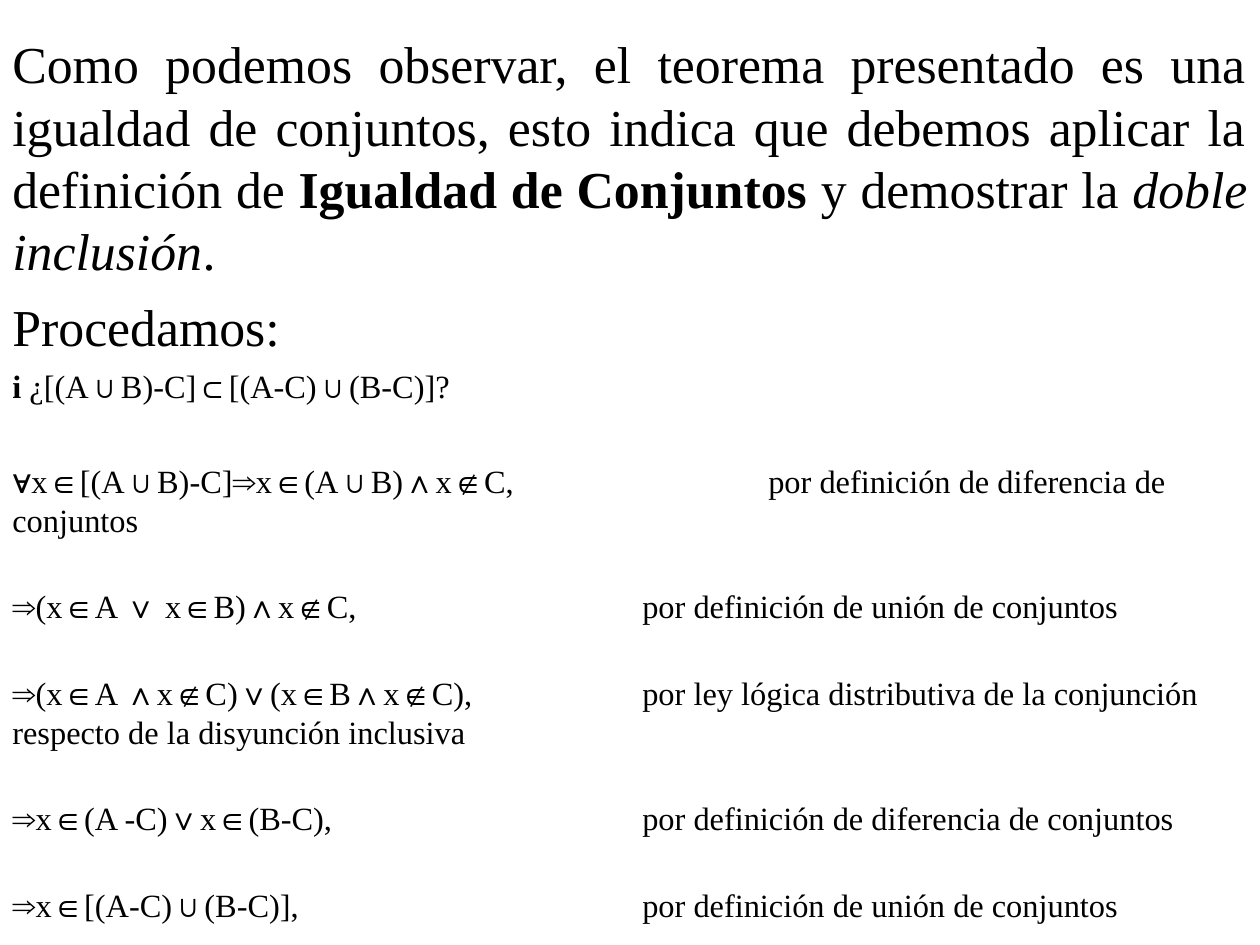
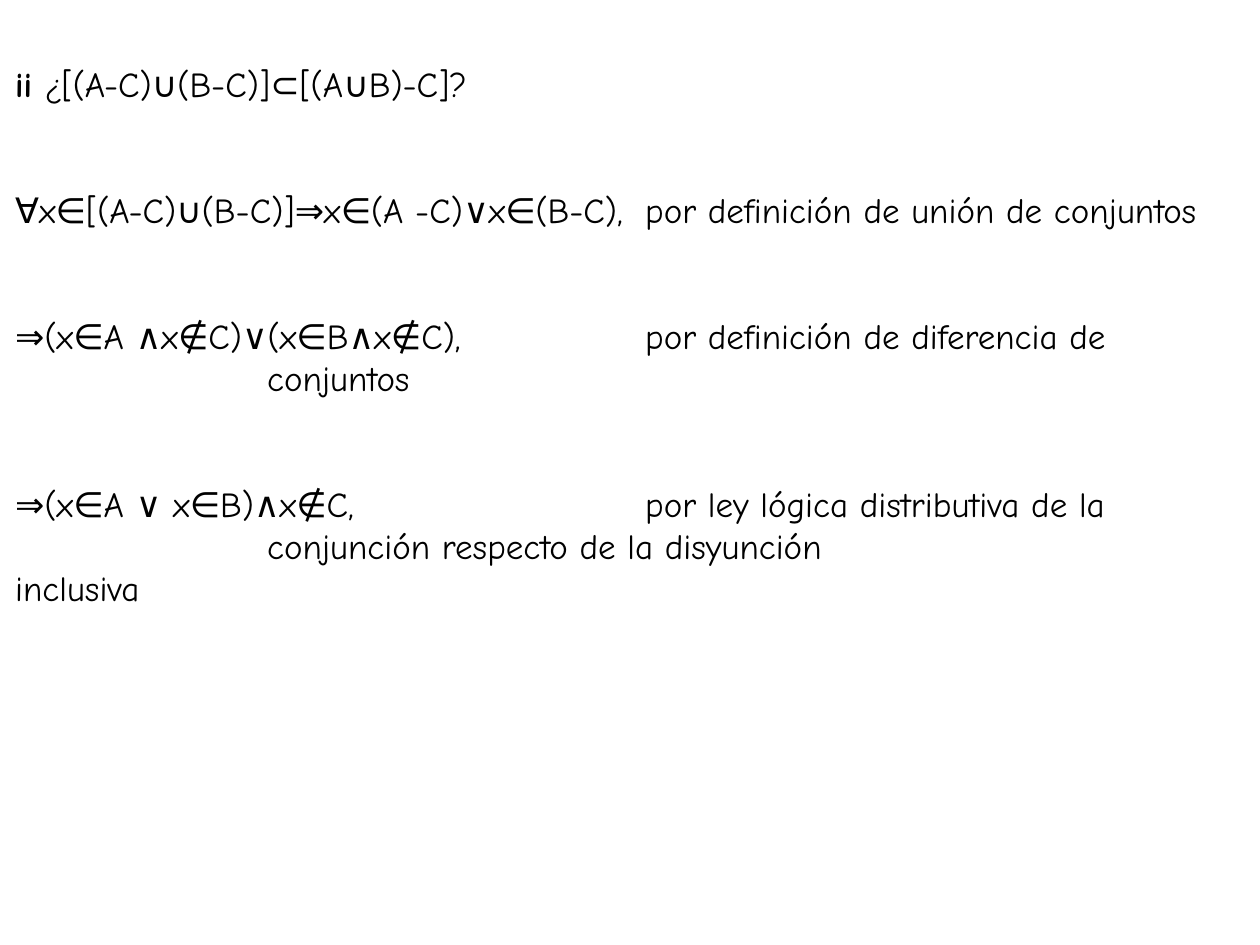
Before and after one commit to jc-gi/tc, a slide deck: slide 37 of slides/Def_Teo_Demostracion.ppt (slide 31 before the commit). Drawn at 1260x945 pixels with LibreOffice and Linux fonts; fonts in the diff are those of the drawing. Boxes give left, top, right and bottom in pixels: in the first picture for what was removed or moved away, otherwise in the second. Text is boxed around its words. In the diff, an @@ line names an element or a change of style, - is before the commit and + after.

```diff
--- a/slides/Def_Teo_Demostracion.ppt
+++ b/slides/Def_Teo_Demostracion.ppt
@@ text at (x1=15, y1=69, x2=1196, y2=602): text changed; size 18.5 to 20 pt; font Times New Roman to Comic Neue @@
-Como podemos observar, el teorema presentado es una igualdad de conjuntos, esto indica que debemos aplicar la definición de Igualdad de Conjuntos y demostrar la doble inclusión.
-Procedamos:
-i ¿[(A∪B)-C]⊂[(A-C)∪(B-C)]?
-∀x∈[(A∪B)-C]⇒x∈(A∪B)∧x∉C, por definición de diferencia de conjuntos
-⇒(x∈A ∨ x∈B)∧x∉C, por definición de unión de conjuntos
-⇒(x∈A ∧x∉C)∨(x∈B∧x∉C), por ley lógica distributiva de la conjunción respecto de la disyunción inclusiva
-⇒x∈(A -C)∨x∈(B-C), por definición de diferencia de conjuntos
-⇒x∈[(A-C)∪(B-C)], por definición de unión de conjuntos
+ii ¿[(A-C)∪(B-C)]⊂[(A∪B)-C]?
+∀x∈[(A-C)∪(B-C)]⇒x∈(A -C)∨x∈(B-C), por definición de unión de conjuntos
+⇒(x∈A ∧x∉C)∨(x∈B∧x∉C), por definición de diferencia de conjuntos
+⇒(x∈A ∨ x∈B)∧x∉C, por ley lógica distributiva de la conjunción respecto de la disyunción inclusiva
```
Also in this commit, not shown: 55 other slides changed, 26 slides added, 1 slide removed, 2 other files.
